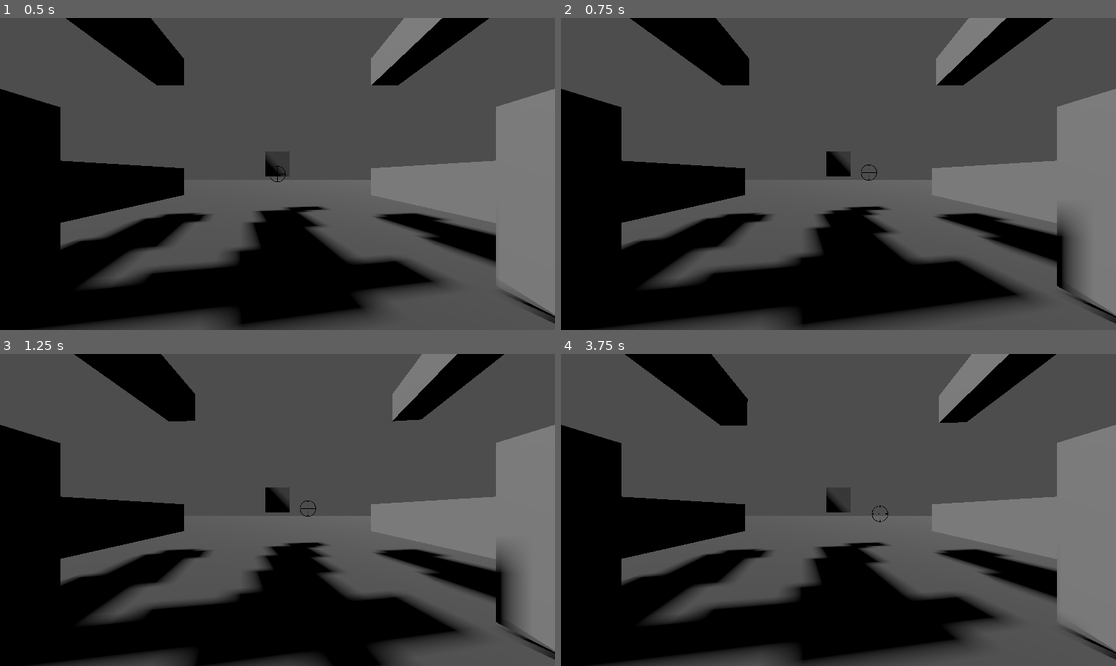
Above: before the commit, frames 1-4 (two rows, left to right).
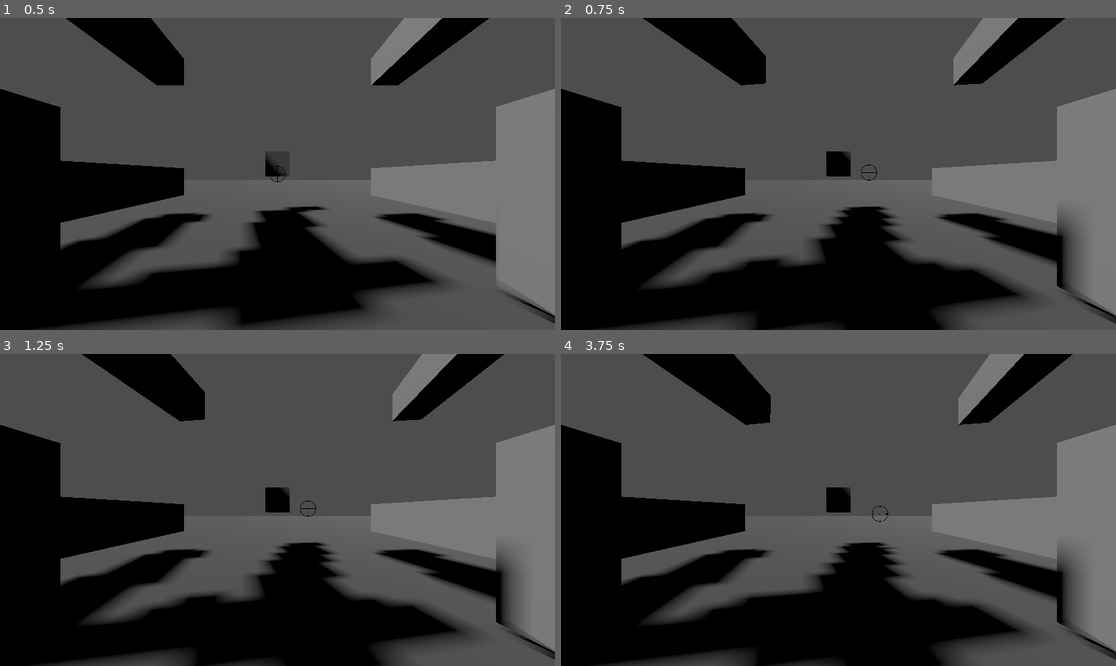
Above: after the commit, the same moments.

Repository: PrazaVasNeema/black-stands-for-gunz
Game: Godot game, scene res://Scenes/testing_polygon.tscn
Two runs of this game, one before a commit and one after it. Both use one fixed random seed, a clock stepped at 60 frames per second and the inputs below. The project has no main scene, so this scene is started directly.
Inputs (mouse positions are in pixels of both pictures, inside the frame that each line leads up to):
- Up to frame 1 (0.5 s): no input
- Up to frame 2 (0.75 s): tap Enter at 0.5 s; move the mouse to (866, 174) at 0.52 s; click (866, 174) at 0.6 s
- Up to frame 3 (1.25 s): no input
- Up to frame 4 (3.75 s): move the mouse to (810, 510) at 1.27 s; right-click (810, 510) at 1.35 s; move the mouse to (849, 503) at 2.02 s; tap 1 (set_1) at 2.1 s; move the mouse to (832, 516) at 2.77 s; tap 2 (set_2) at 2.85 s; move the mouse to (877, 513) at 3.52 s; tap 3 (set_3) at 3.6 s

Frame 1 is identical in both runs. In frame 2, 5.8% of the frame differs, in the area x 12-91%, y 0-100%; in frame 3, 2.1%; in frame 4, 9.2%, in the area x 11-94%, y 0-100%.

Commit message:
Gunz rotate and rotate over time with linear interpolation
(dreaming about bouncing close to the end rotation point)

Diff:
--- /dev/null
+++ b/Rendering/new_shader_material.tres
@@ -0,0 +1,8 @@
+[gd_resource type="ShaderMaterial" load_steps=2 format=3 uid="uid://c1a7xxa0bqxmh"]
+
+[ext_resource type="Shader" path="res://Rendering/palka.gdshader" id="1_ost51"]
+
+[resource]
+render_priority = 0
+shader = ExtResource("1_ost51")
+shader_parameter/color = Color(0.768612, 0, 0.247417, 1)
--- /dev/null
+++ b/Rendering/palka.gdshader
@@ -0,0 +1,21 @@
+shader_type spatial;
+render_mode depth_test_disabled;
+
+uniform vec3 color : source_color = vec3(1,1,1);
+
+void vertex() {
+	// Called for every vertex the material is visible on.
+}
+
+//uniform vec3 =
+
+void fragment() {
+	//ALBEDO = vec3(1.0 ,0.0 ,0.0 );
+	// Called for every pixel the material is visible on.
+	ALBEDO = color;
+}
+
+//void light() {
+	// Called for every pixel for every light affecting the material.
+	// Uncomment to replace the default light processing function with this one.
+//}
--- a/Scenes/gun_testing.tscn
+++ b/Scenes/gun_testing.tscn
@@ -1,13 +1,28 @@
-[gd_scene load_steps=4 format=3 uid="uid://6najt77i4v2r"]
+[gd_scene load_steps=8 format=3 uid="uid://6najt77i4v2r"]
 
 [ext_resource type="Script" path="res://Scripts/Gunz/gun_testing.gd" id="1_oelp7"]
 [ext_resource type="Resource" uid="uid://bqk63elsfu4sd" path="res://Resources/GameData/GunzSetConfDefault.tres" id="2_fphis"]
+[ext_resource type="Shader" path="res://Rendering/palka.gdshader" id="3_ljeli"]
 
 [sub_resource type="BoxMesh" id="BoxMesh_ucsdp"]
 
-[node name="GunTesting" type="Node3D"]
+[sub_resource type="BoxMesh" id="BoxMesh_om0r5"]
+
+[sub_resource type="ShaderMaterial" id="ShaderMaterial_626by"]
+render_priority = 0
+shader = ExtResource("3_ljeli")
+shader_parameter/color = Color(0.029979, 0.612852, 0.261123, 1)
+
+[sub_resource type="ShaderMaterial" id="ShaderMaterial_h2fg2"]
+render_priority = 0
+shader = ExtResource("3_ljeli")
+shader_parameter/color = Color(0.716862, 0, 0.206854, 1)
+
+[node name="GunTesting" type="Node3D" node_paths=PackedStringArray("palka1", "palka2")]
 script = ExtResource("1_oelp7")
 set_configuration = ExtResource("2_fphis")
+palka1 = NodePath("MeshInstance3D")
+palka2 = NodePath("MeshInstance3D2")
 
 [node name="CGs" type="Node3D" parent="."]
 
@@ -20,3 +35,15 @@
 transform = Transform3D(1, 0, 0, 0, 1, 0, 0, 0, 6.44907, 0, 0, -2.26718)
 mesh = SubResource("BoxMesh_ucsdp")
 skeleton = NodePath("../..")
+
+[node name="MeshInstance3D" type="MeshInstance3D" parent="."]
+transform = Transform3D(0.1, 0, 0, 0, 0.1, 0, 0, 0, 78.715, 0, 0, 0)
+visible = false
+mesh = SubResource("BoxMesh_om0r5")
+surface_material_override/0 = SubResource("ShaderMaterial_626by")
+
+[node name="MeshInstance3D2" type="MeshInstance3D" parent="."]
+transform = Transform3D(0.1, 0, 0, 0, 0.1, 0, 0, 0, 78.715, 0, 0, 0)
+visible = false
+mesh = SubResource("BoxMesh_om0r5")
+surface_material_override/0 = SubResource("ShaderMaterial_h2fg2")
--- a/Scripts/gun_kiso.gd
+++ b/Scripts/gun_kiso.gd
@@ -9,16 +9,59 @@
 var gun_target_quat : Quaternion
 var is_rotating : bool = false
 
+var _tween : Tween
+
+
+#func _ready() -> void:
+
+
+@export var palka1 : Node3D
+@export var palka2 : Node3D
 
 
 func update_targeting(new_targeting : Vector3):
 	gun_targeting = (new_targeting - global_transform.origin).normalized()
+
 	gun_target_quat = Quaternion(Vector3.FORWARD, gun_targeting)
-	is_rotating = true
+
+	#palka2.quaternion = gun_target_quat
+
+	var cross_product : Vector3 = 	new_targeting.cross(global_transform.origin).normalized()
+	var first_quat : Quaternion = Quaternion(cross_product, -gun_target_quat.angle_to(quaternion) * 0.90)
+	first_quat = (first_quat * quaternion).normalized()
+
+	#palka1.quaternion = first_quat
+
+	#is_rotating = true
+
+	#print(first_quat)
+
+	#print(_tween.is_running())
+
+	#print(gun_target_quat.angle_to(quaternion))
+
+	if (_tween):
+		_tween.stop()
+	_tween = get_tree().create_tween()
+	var required_time : float = gun_target_quat.angle_to(quaternion) / 1
+	_tween.tween_property(self, "quaternion", gun_target_quat, required_time)
+
+	#_tween.tween_property(self, "quaternion", gun_target_quat, required_time).set_trans(Tween.TRANS_BOUNCE)
+	#_tween.tween_property(self, "quaternion", gun_target_quat, required_time)
+
+
+	#_tween.tween_property(self, "quaternion", first_quat, required_time)
+	#_tween.chain().tween_property(self, "quaternion", gun_target_quat, 0.2).set_trans(Tween.TRANS_BOUNCE)
+
+
+	#_tween.chain().tween_property(self, "quaternion", first_quat, required_time).tween_property(self, "quaternion", gun_target_quat, required_time).set_trans(Tween.TRANS_BOUNCE)
+
+	#_tween.play()
 
 
 func _process(delta: float) -> void:
 	if gun_targeting:
+		return
 		align_gun_with_targeting(delta)
 
 
